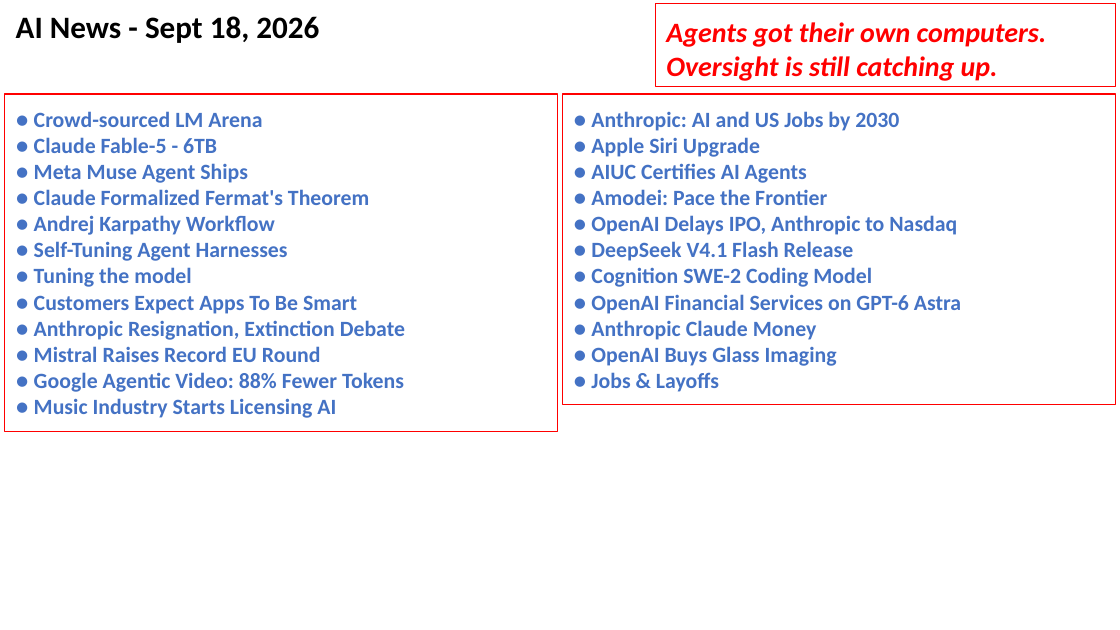
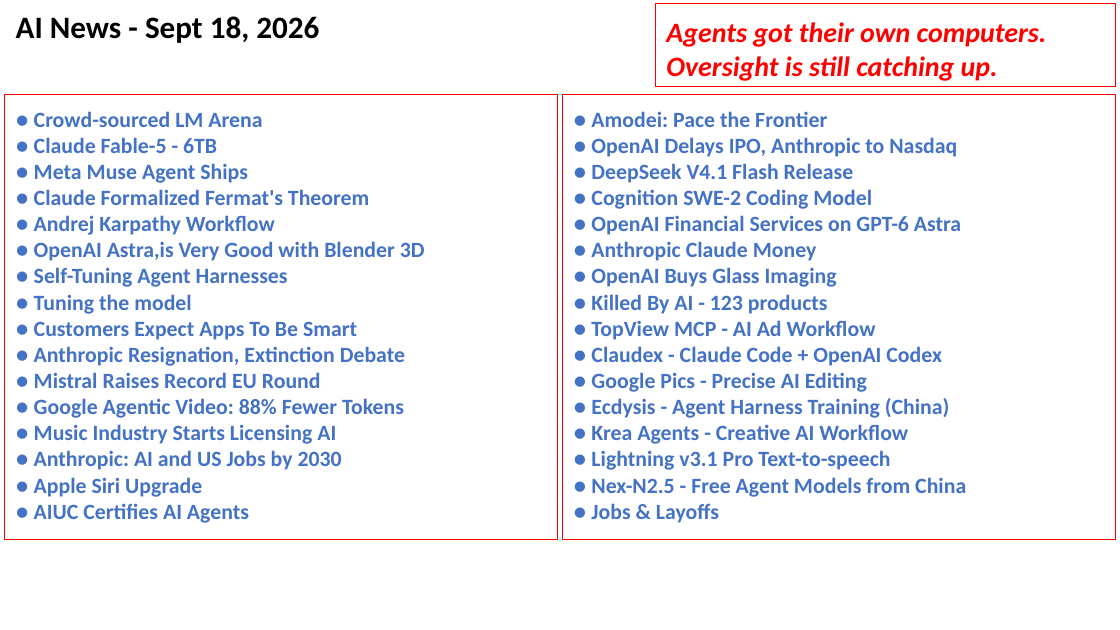
Before and after one commit to lselector/seminar, a slide deck: slide 1 of 2026/2026-09-18-AI-News.pptx. Drawn at 1120x630 pixels with LibreOffice and Linux fonts; fonts in the diff are those of the drawing. Boxes give left, top, right and bottom in pixels: in the first picture for what was removed or moved away, otherwise in the second. Text is boxed around its words. In the diff, an @@ line names an element or a change of style, - is before the commit and + after.

```diff
--- a/2026/2026-09-18-AI-News.pptx
+++ b/2026/2026-09-18-AI-News.pptx
@@ rectangle "● Crowd-sourced LM Arena" resized from (x1=4, y1=94, x2=558, y2=431) to (x1=4, y1=94, x2=558, y2=540) @@
@@ rectangle "● Amodei: Pace the Frontier" resized from (x1=562, y1=94, x2=1116, y2=404) to (x1=562, y1=94, x2=1116, y2=540) @@
@@ text in rectangle at (x1=591, y1=111, x2=899, y2=183): paragraphs removed @@
-● Anthropic: AI and US Jobs by 2030
-● Apple Siri Upgrade
-● AIUC Certifies AI Agents
@@ text in rectangle at (x1=34, y1=241, x2=425, y2=261): paragraph added @@
+● OpenAI Astra,is Very Good with Blender 3D
@@ text in rectangle at (x1=591, y1=294, x2=966, y2=497): paragraphs added @@
+● Killed By AI - 123 products
+● TopView MCP - AI Ad Workflow
+● Claudex - Claude Code + OpenAI Codex
+● Google Pics - Precise AI Editing
+● Ecdysis - Agent Harness Training (China)
+● Krea Agents - Creative AI Workflow
+● Lightning v3.1 Pro Text-to-speech
+● Nex-N2.5 - Free Agent Models from China
@@ text in rectangle at (x1=34, y1=450, x2=342, y2=523): paragraphs added @@
+● Anthropic: AI and US Jobs by 2030
+● Apple Siri Upgrade
+● AIUC Certifies AI Agents
```
Also in this commit, not shown: 2 other slides changed, 9 slides added.
